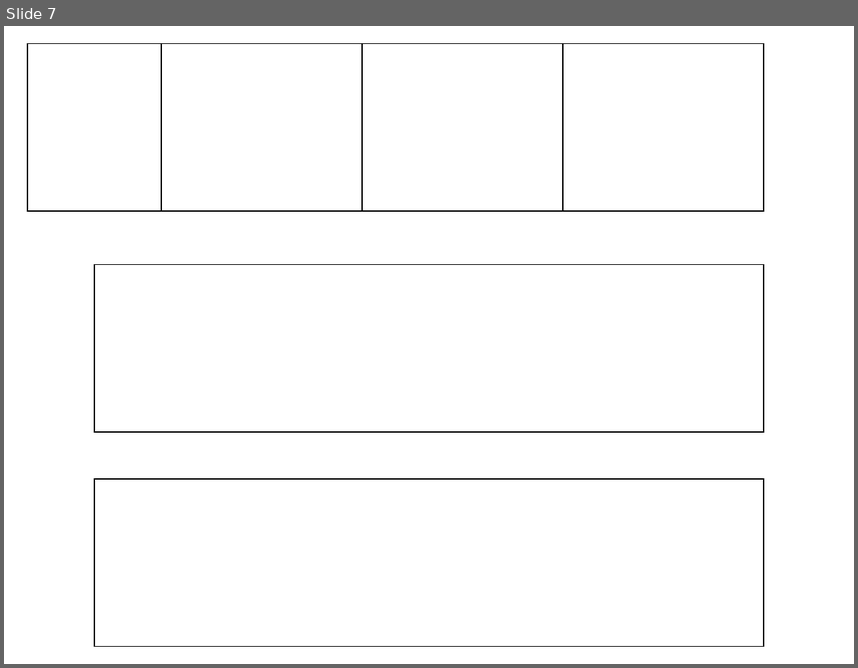
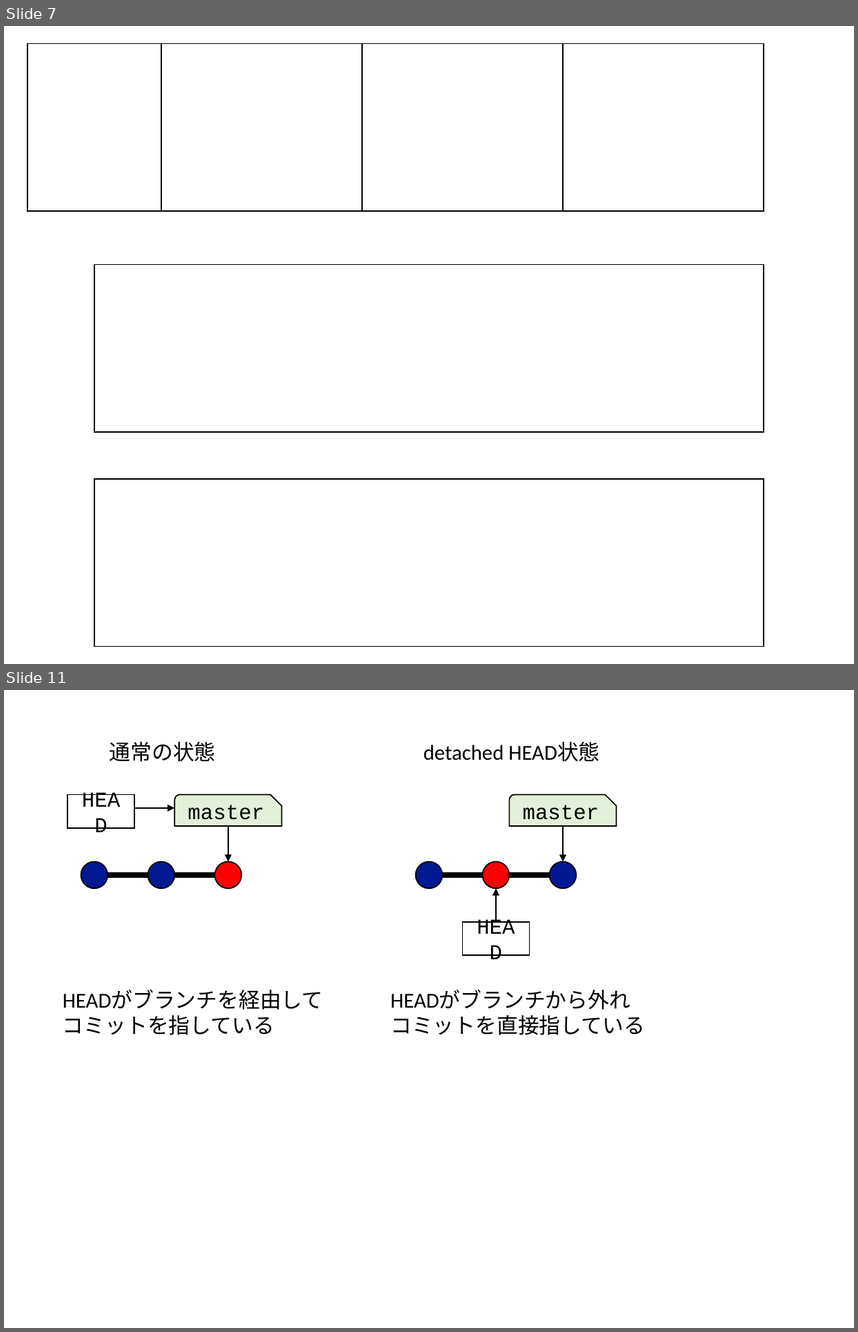
Before and after one commit to kaityo256/github, a slide deck: term/fig/fig.pptx. Shown one above the other, each under a label of ours: slide 7 before the commit, slides 7 and 11 after it; the slides between them are not shown. The pictures are 858x668 and 858x1332 pixels, drawn with LibreOffice and Linux fonts; fonts in the diff are those of the drawing. Boxes give left, top, right and bottom in pixels: in the first picture for what was removed or moved away, otherwise in the second. Text is boxed around its words. In the diff, an @@ line names an element or a change of style, - is before the commit and + after.

```diff
--- a/term/fig/fig.pptx
+++ b/term/fig/fig.pptx
@@ slide 11 added at box(4, 690, 854, 1328), background #FFFFFF @@
@@ text added at box(110, 742, 216, 762), 18 pt, text #000000 @@
+通常の状態
@@ text added at box(424, 742, 599, 762), 18 pt, text #000000 @@
+detached HEAD状態
@@ rectangle added at box(67, 795, 135, 828), outline #000000 1 pt, 18 pt, text #000000 @@
+HEAD
@@ arrow added from (135, 808) to (175, 808), #000000 1 pt @@
@@ snip round rect added at box(175, 795, 282, 826), fill #E2F0D9, outline #000000 1 pt, 18 pt, text #000000 @@
+master
@@ snip round rect added at box(509, 795, 616, 826), fill #E2F0D9, outline #000000 1 pt, 18 pt, text #000000 @@
+master
@@ arrow added from (228, 826) to (228, 862), #000000 1 pt @@
@@ arrow added from (562, 826) to (562, 862), #000000 1 pt @@
@@ ellipse added at box(81, 862, 107, 888), fill #011893, outline #000000 1 pt @@
@@ line added from (107, 876) to (148, 876), #000000 4.5 pt @@
@@ ellipse added at box(148, 862, 174, 888), fill #011893, outline #000000 1 pt @@
@@ line added from (175, 876) to (215, 876), #000000 4.5 pt @@
@@ ellipse added at box(215, 862, 241, 888), fill #FF0000, outline #000000 1 pt @@
@@ ellipse added at box(415, 862, 441, 888), fill #011893, outline #000000 1 pt @@
@@ line added from (443, 876) to (483, 876), #000000 4.5 pt @@
@@ ellipse added at box(483, 862, 509, 888), fill #FF0000, outline #000000 1 pt @@
@@ line added from (509, 876) to (550, 876), #000000 4.5 pt @@
@@ ellipse added at box(550, 862, 576, 888), fill #011893, outline #000000 1 pt @@
@@ arrow added from (496, 922) to (496, 888), #000000 1 pt @@
@@ rectangle added at box(462, 922, 529, 955), outline #000000 1 pt, 18 pt, text #000000 @@
+HEAD
@@ text added at box(63, 989, 323, 1035), 18 pt, text #000000 @@
+HEADがブランチを経由して
+コミットを指している
@@ text added at box(390, 989, 645, 1035), 18 pt, text #000000 @@
+HEADがブランチから外れ
+コミットを直接指している
```
Also in this commit, not shown: 5 other slides added.
